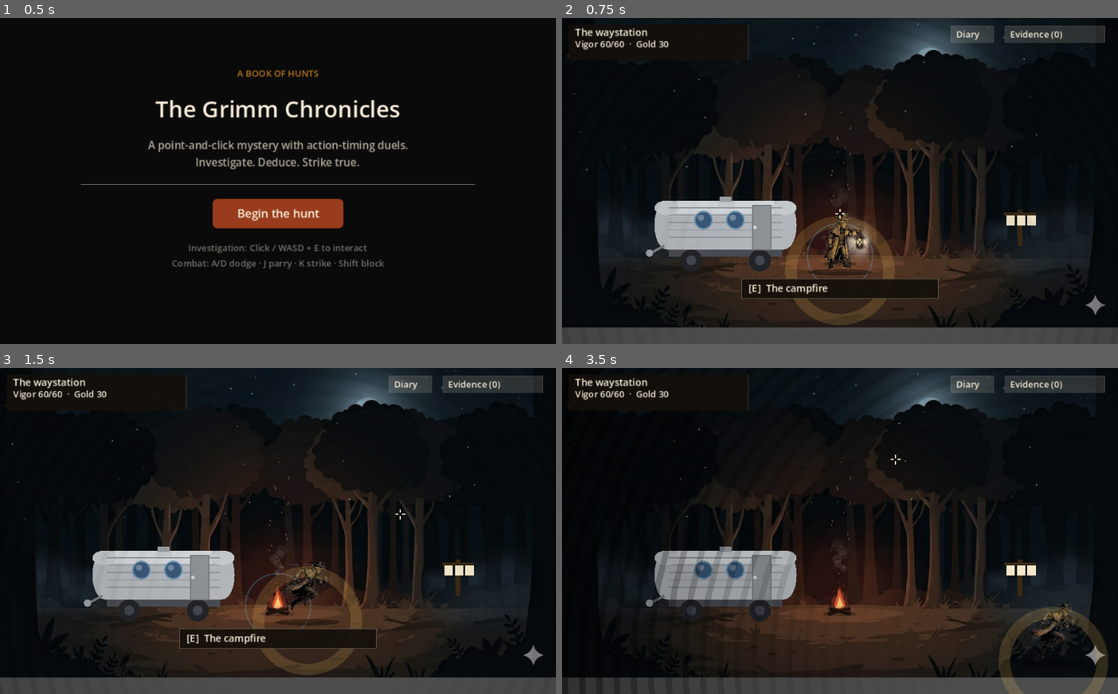
Above: before the commit, frames 1-4 (two rows, left to right).
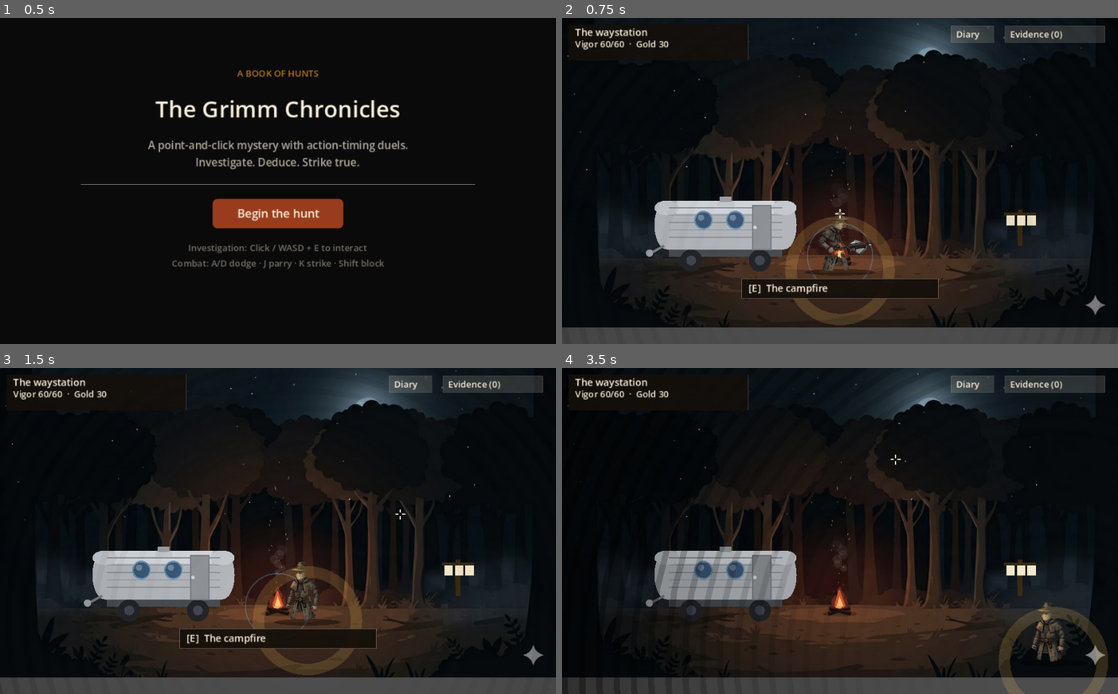
Above: after the commit, the same moments.

Repository: spolentarutti44/grimm
Game: Godot game, scene res://scenes/TitleScreen.tscn
Two runs of this game, one before a commit and one after it. Both use one fixed random seed, a clock stepped at 60 frames per second and the inputs below.
Inputs (mouse positions are in pixels of both pictures, inside the frame that each line leads up to):
- Up to frame 1 (0.5 s): no input
- Up to frame 2 (0.75 s): click "Begin the hunt" at 0.5 s
- Up to frame 3 (1.5 s): tap Enter at 1.25 s; move the mouse to (400, 514) at 1.27 s; hold D from 1.28 s (still down); tap J at 1.35 s; click (400, 514) at 1.42 s
- Up to frame 4 (3.5 s): move the mouse to (728, 547) at 2.02 s; release D at 2.03 s; hold S 2.03-2.78 s; tap K at 2.1 s; move the mouse to (895, 459) at 2.77 s; hold D from 2.78 s (still down); tap Shift at 2.85 s

Frame 1 is identical in both runs. In frame 2, 0.8% of the frame differs, in the area x 43-57%, y 59-79%; in frame 3, 0.6%; in frame 4, 0.6%.

Commit message:
Switch overworld to medieval sprite and clean up combat frames
InvestigationScene: replaced grimm4 (Victorian soldier) with
medieval_sprite_grimm for walking/idle/hotspot poses using the
torch-walk row. CombatScene: limited striking to frames 0-5
(drops gory end frames) and fixed hit pose from frame 7 to 5.

Co-Authored-By: Claude Sonnet 4.6 <noreply@anthropic.com>

Diff:
--- a/GrimmQuest/GrimmChronicles/scenes/CombatScene.gd
+++ b/GrimmQuest/GrimmChronicles/scenes/CombatScene.gd
@@ -498,7 +498,7 @@
 		var flip_x := 1.0
 		if pstate == "striking":
 			y_start = 250.0; src_h = 91.0
-			frame_idx = clamp(int(t / 250.0 * 8), 0, 7)
+			frame_idx = clamp(int(t / 250.0 * 6), 0, 5)
 		elif pstate == "parrying":
 			y_start = 125.0; src_h = 96.0
 			frame_idx = 2 + int(_elapsed_ms / 120.0) % 2
@@ -508,7 +508,7 @@
 			flip_x = float(c.get("player_dodge_dir", 1))
 		elif pstate == "hit":
 			y_start = 125.0; src_h = 96.0
-			frame_idx = 7
+			frame_idx = 5
 		else:
 			y_start = 125.0; src_h = 96.0
 			frame_idx = 1 if blocking else 0
--- a/GrimmQuest/GrimmChronicles/scenes/InvestigationScene.gd
+++ b/GrimmQuest/GrimmChronicles/scenes/InvestigationScene.gd
@@ -1113,18 +1113,13 @@
 	var anim: float = p.get("anim", 0.0)
 	var walking: bool = p["walking"]
 
-	# grimm4.png — 4 rows × 6 frames, each row 140px tall, frame width ≈170.67px
-	# Row 0 (y=  0): IDLE — standing, lantern, hat-adjust (6 frames)
-	# Row 1 (y=140): WEAPON — drawn/aiming stances       (6 frames)
-	# Row 2 (y=280): FIRE — shoot sequence + muzzle flash (6 frames)
-	# Row 3 (y=420): RUN/ATTACK — run cycle + melee      (6 frames)
-	# No printed labels; rows have a ~13px top margin only.
-	const ROW_H  := 140.0
+	# medieval_sprite_grimm.png — 1024×500, FW=128 (8 frames/row), non-uniform row heights
+	# Row 0 (y=0,   h=101): torch walk — walking / idle
+	# Row 1 (y=125, h=96):  combat stances — near-hotspot (armed/ready)
+	const FW     := 128.0
 	const DISP_H := 72.0
-	const FW     := 1024.0 / 6.0   # ≈170.67
-	const SKIP   := 13.0           # top margin to crop
-
-	var tex := _get_sheet_tex("grimm4")
+
+	var tex := _get_sheet_tex("medieval_sprite_grimm")
 	if not tex:
 		# Procedural fallback
 		var leg_off := sin(anim) * 5.0 if walking else 0.0
@@ -1148,24 +1143,24 @@
 		draw_set_transform(Vector2.ZERO)
 		return
 
-	var row_y:    float
+	var y_start: float; var src_h: float
 	var frame_idx: int
 
 	if _near_hs != null and not walking:
-		# Stopped at a hotspot — hold lantern frame (frame 2, row 0)
-		row_y     = 0.0
-		frame_idx = 2
+		# Stopped at hotspot — combat-ready stance (row 1, frame 0)
+		y_start = 125.0; src_h = 96.0
+		frame_idx = 0
 	elif walking:
-		# Run cycle: frames 1-2-3 of row 3
-		row_y     = ROW_H * 3.0
-		frame_idx = 1 + int(anim * 1.6) % 3
+		# Torch-walk cycle: row 0, all 8 frames
+		y_start = 0.0; src_h = 101.0
+		frame_idx = int(anim * 2.0) % 8
 	else:
-		# Idle breathing — slow cycle through row 0
-		row_y     = 0.0
-		frame_idx = int(_elapsed * 1.2) % 6
-
-	var disp_w := FW / ROW_H * DISP_H
-	var src    := Rect2(float(frame_idx) * FW, row_y + SKIP, FW, ROW_H - SKIP)
+		# Idle: row 0, slow torch sway frames 0-1
+		y_start = 0.0; src_h = 101.0
+		frame_idx = int(_elapsed * 0.8) % 2
+
+	var disp_w := FW / src_h * DISP_H
+	var src    := Rect2(float(frame_idx) * FW, y_start, FW, src_h)
 
 	_draw_ellipse(Vector2(px, py + 2.0), disp_w * 0.45, 4.0, Color(0, 0, 0, 0.4))
 	draw_set_transform(Vector2(px, py), 0.0, Vector2(float(facing), 1.0))
